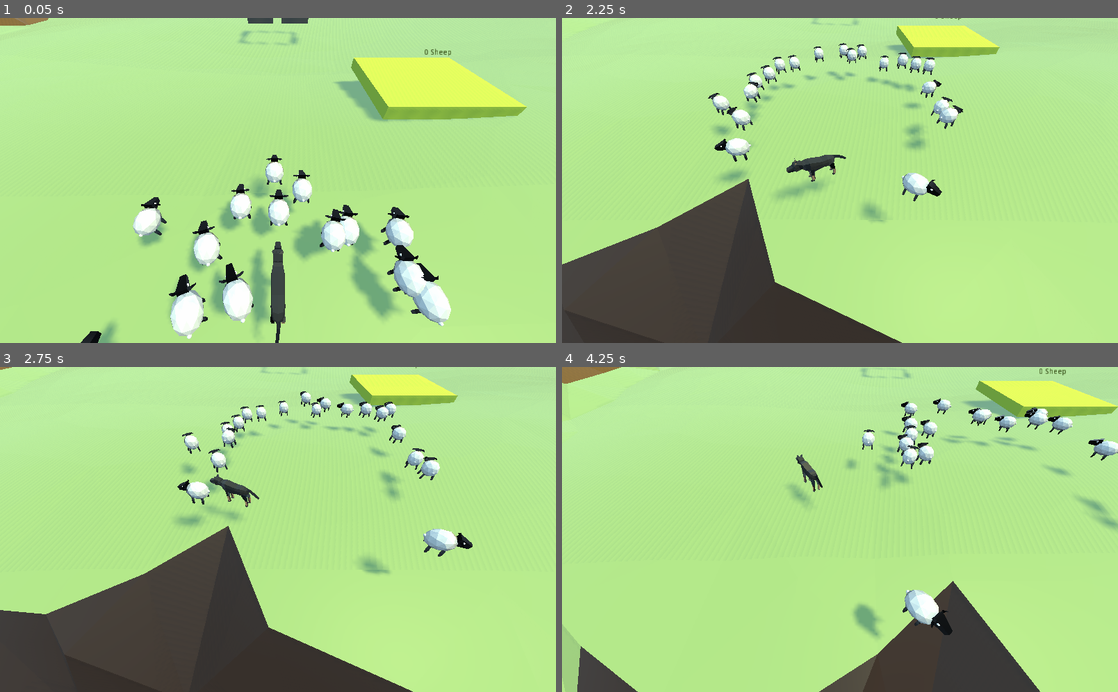
Above: before the commit, frames 1-4 (two rows, left to right).
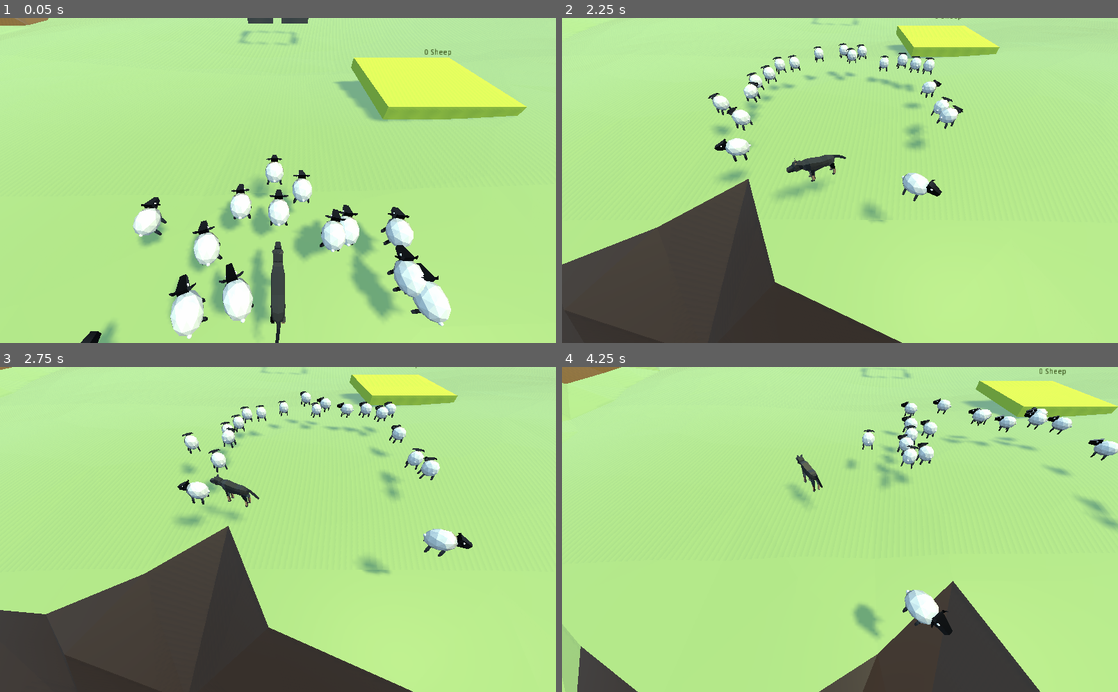
Above: after the commit, the same moments.

Repository: panic-fennecs/ideal-garbanzo
Game: Godot game, scene res://Main.tscn
Same seed, same stepped clock (60 frames per second), same inputs: the game is played once before the commit and once after it.
Inputs (mouse positions are in pixels of both pictures, inside the frame that each line leads up to):
- Up to frame 1 (0.05 s): no input
- Up to frame 2 (2.25 s): move the mouse to (812, 245) at 0.52 s; click (812, 245) at 0.67 s; drag from (1006, 229) to (812, 245) at 1.27 s; move the mouse to (673, 131) at 2.02 s; click (673, 131) at 2.17 s
- Up to frame 3 (2.75 s): no input
- Up to frame 4 (4.25 s): drag from (867, 529) to (673, 480) at 2.77 s; move the mouse to (756, 448) at 3.52 s; click (756, 448) at 3.67 s

Frame 1 is identical in both runs. In frame 2, less than 0.1% of the frame differs, in the area x 41-68%, y 8-20%; in frame 3, less than 0.1%; in frame 4, less than 0.1%, in the area x 54-100%, y 10-78%.

Commit message:
sheep entry

Diff:
--- a/EndZone.gd
+++ b/EndZone.gd
@@ -8,7 +8,7 @@
 	var area = $"Area"
 	var count = 0
 	for sheep in sheeps:
-		if area.overlaps_body(sheep):
+		if sheep.in_finish:
 			count = count + 1
 	return count
 
--- a/EndZone.tscn
+++ b/EndZone.tscn
@@ -8,8 +8,6 @@
 [sub_resource type="SpatialMaterial" id=2]
 albedo_color = Color( 0.839216, 0.980392, 0.337255, 1 )
 
-[sub_resource type="BoxShape" id=3]
-
 [node name="EndZone" type="Spatial"]
 transform = Transform( 10, 0, 0, 0, 1, 0, 0, 0, 10, 0, -0.6, 0 )
 script = ExtResource( 1 )
@@ -17,12 +15,6 @@
 [node name="MeshInstance" type="MeshInstance" parent="."]
 mesh = SubResource( 1 )
 material/0 = SubResource( 2 )
-
-[node name="Area" type="Area" parent="."]
-input_ray_pickable = false
-
-[node name="CollisionShape" type="CollisionShape" parent="Area"]
-shape = SubResource( 3 )
 
 [node name="Label3D" type="Spatial" parent="."]
 transform = Transform( 1, 0, 0, 0, 1, 0, 0, 0, 1, 0, 4.85529, 0 )
--- a/Main.gd
+++ b/Main.gd
@@ -9,7 +9,7 @@
 		var s = SheepScene.instance()
 		s.translate(Vector3((randf()-0.5)*20.0, 1, (randf()-0.5)*20.0))
 		add_child(s)
-		s.init(Vector2(26.0, -34), Vector2(26, -27))
+		s.init(Vector2(26.0, -34), Vector2(26, -23))
 		sheep.append(s)
 
 func _ready():
--- a/Sheep.gd
+++ b/Sheep.gd
@@ -15,8 +15,9 @@
 const GROUP_UP_DURATION = 50
 const GROUP_FORCE = 0.07
 
-const ENTRY_REACTION_DISTANCE = 5
-const ENTRY_FINISHED_DISTANCE = 0.5
+const ENTRY_REACTION_DISTANCE = 12
+const ENTRY_FINISHED_DISTANCE = 4.0
+const ENTRY_FORCE = 0.3
 
 const MAX_VELOCITY = 20
 const DRAG = 0.05
@@ -87,6 +88,9 @@
 func follow_other_sheep():
 	var other_sheep = get_other_sheep()
 
+	if not other_sheep:
+		return
+
 	var sum_steering = Vector2()
 	var num_steerings = 0
 	for os in other_sheep:
@@ -119,16 +123,27 @@
 		velocity = (velocity + steering).clamped(MAX_VELOCITY)
 
 func do_enter():
+	var t_point = null
+	var force = 0
+	var position = get_2d_position()
+	var entry_distance = position.distance_to(target_entry_point)
+
 	if in_finish:
-		pass
+		t_point = target_point
+		force = 1.0
 	else:
-		var position = get_2d_position()
-		var entry_distance = position.distance_to(target_entry_point)
 		if entry_distance < ENTRY_REACTION_DISTANCE:
 			if entry_distance < ENTRY_FINISHED_DISTANCE:
 				in_finish = true
 			else:
-				pass
+				t_point = target_entry_point
+				force = ENTRY_REACTION_DISTANCE / (entry_distance + 0.3)
+
+	if t_point != null:
+		var desired_velocity = (t_point - get_2d_position()).normalized() * MAX_VELOCITY
+		var steering = desired_velocity - velocity
+		steering = steering.clamped(ENTRY_FORCE * force)
+		velocity = (velocity + steering).clamped(MAX_VELOCITY)
 
 func _physics_process(delta):
 	flee_dog()
@@ -139,6 +154,8 @@
 
 	group_up()
 
+	do_enter()
+
 	velocity *= 1.0 - DRAG
 
 	if velocity.length_squared() < 0.8:
Not shown: 1 places in EndZone.tscn that only renumber resources
